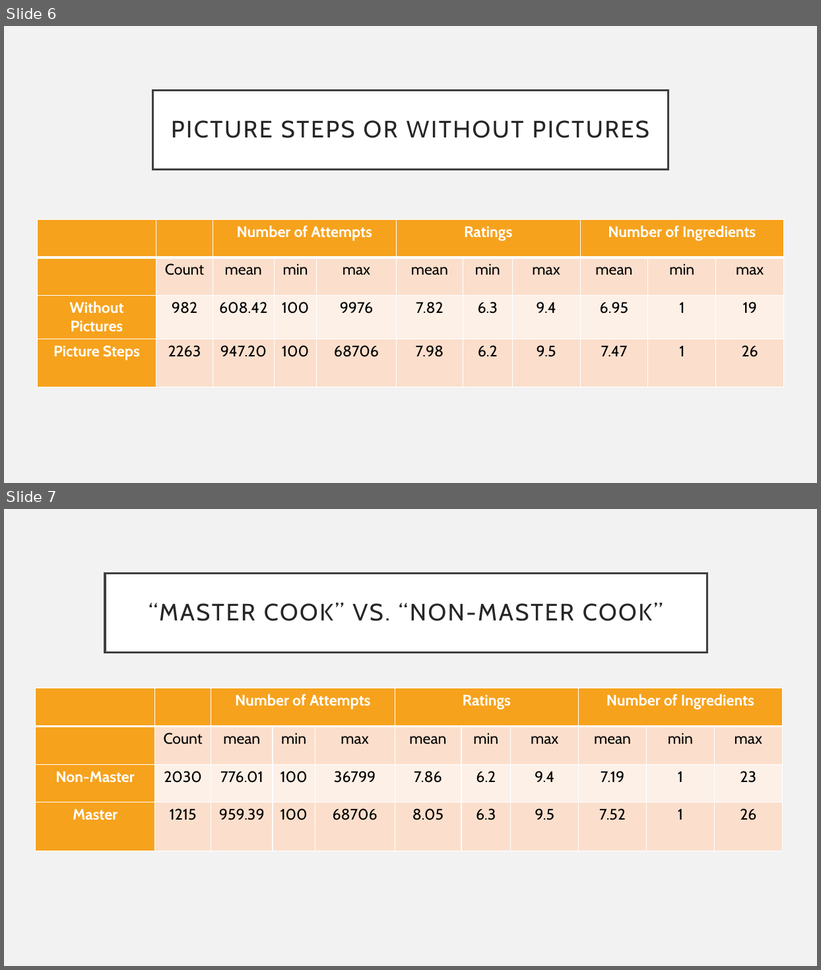
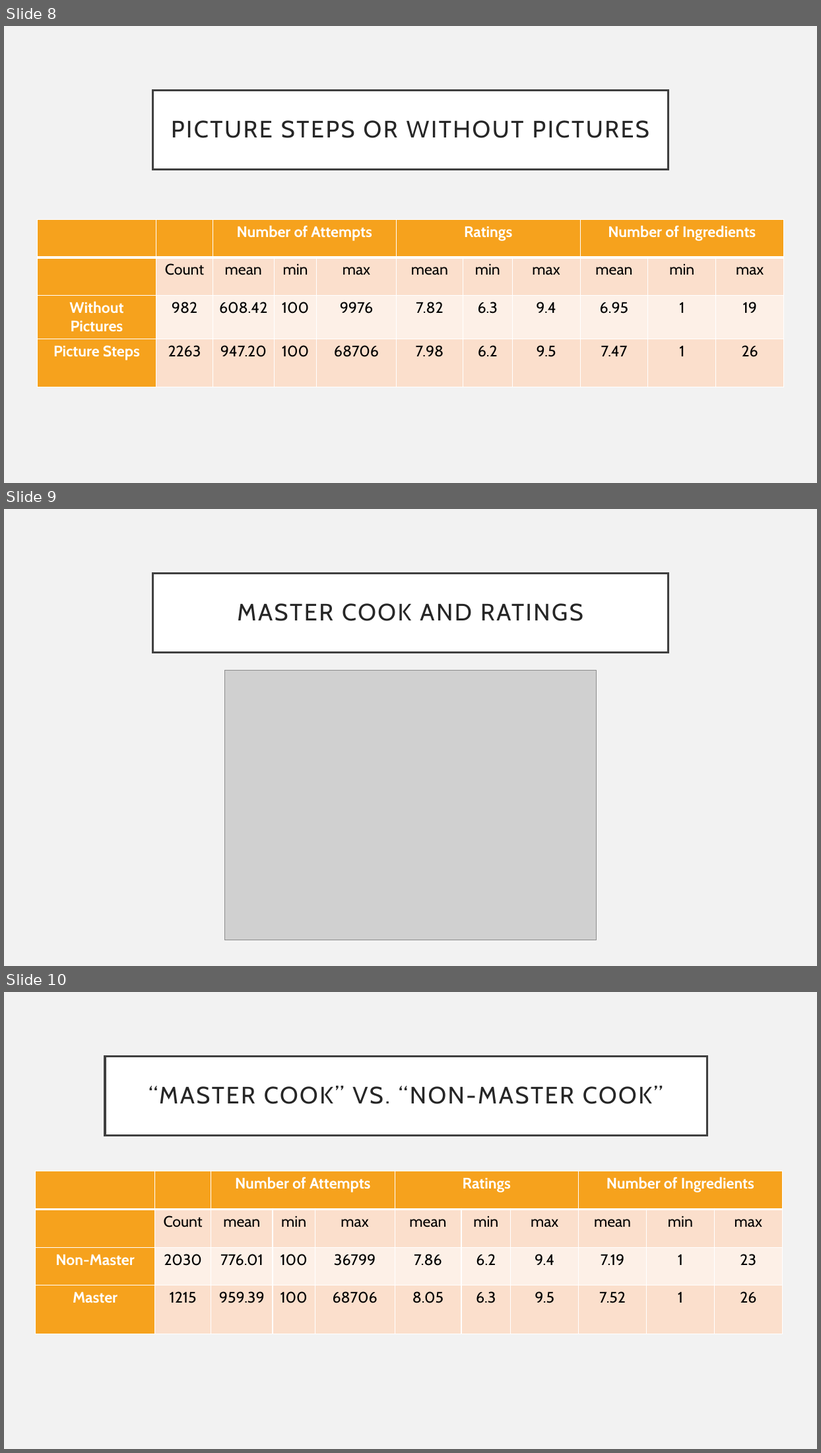
Before and after one commit to shimmer-croissant0707/web_scraping_project, a slide deck: Web_Scraping_Project_Presentation Hanbo Shao.pptx. Shown one above the other, each under a label of ours: slides 6 and 7 before the commit, slides 8, 9 and 10 after it. The pictures are 821x970 and 821x1453 pixels, drawn with LibreOffice and Linux fonts; fonts in the diff are those of the drawing; grey boxes stand for pictures. Boxes give left, top, right and bottom in pixels: in the first picture for what was removed or moved away, otherwise in the second. Text is boxed around its words. In the diff, an @@ line names an element or a change of style, - is before the commit and + after.

```diff
--- a/Web_Scraping_Project_Presentation Hanbo Shao.pptx
+++ b/Web_Scraping_Project_Presentation Hanbo Shao.pptx
@@ slide 9 added at (4,509,817,966), background #F2F2F2 @@
@@ title added at (153,573,668,652), fill #FFFFFF, outline #404040 2.5 pt, 28 pt, text #262626 @@
+MASTER COOK AND RATINGS
@@ picture added at (225,671,596,940) @@
@@ what was slide 6 is now slide 8 @@
@@ what was slide 7 is now slide 10 @@
```
Also in this commit, not shown: 2 slides changed, 2 other slides added, 1 other file.
